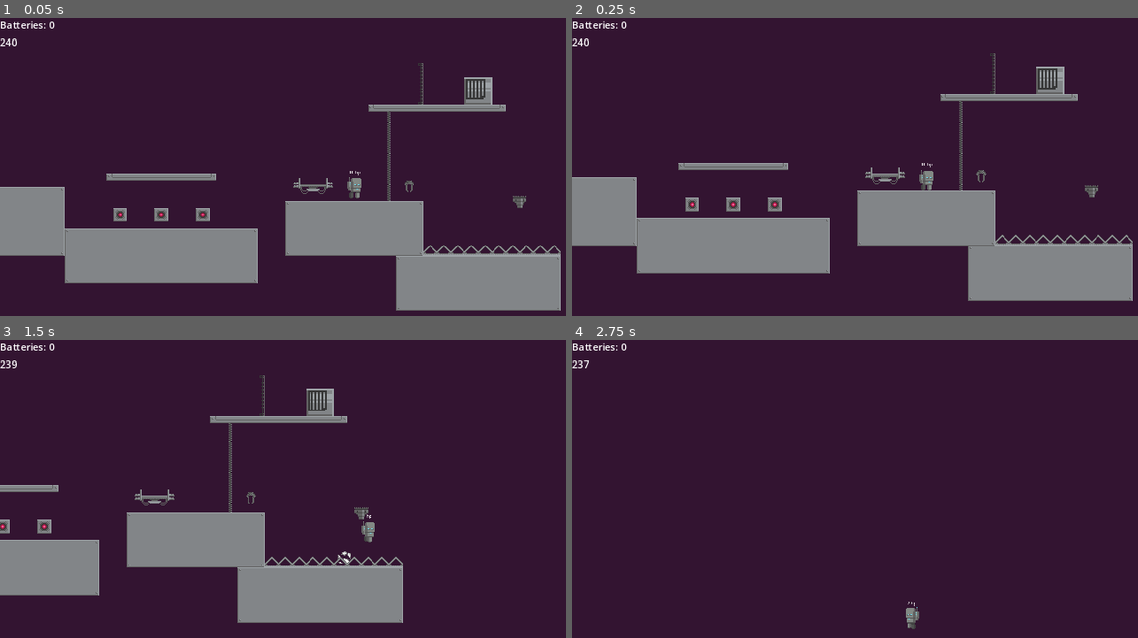
Above: before the commit, frames 1-4 (two rows, left to right).
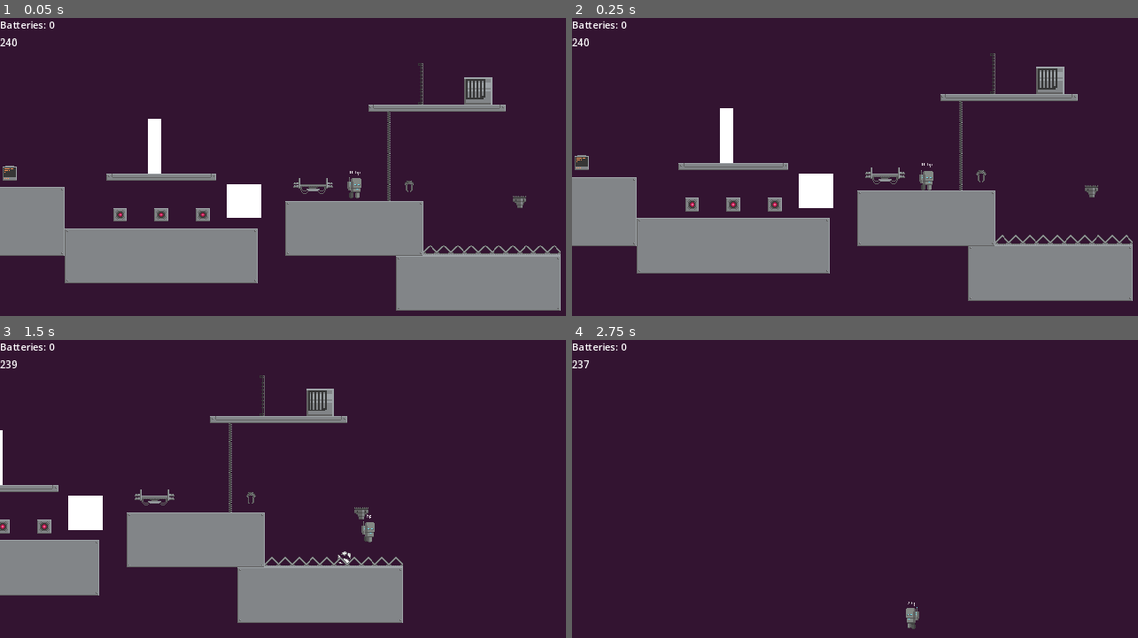
Above: after the commit, the same moments.

Repository: Lincoln-WIlcox/robo-life
Game: Godot game, scene res://Game/game.tscn
Same seed, same stepped clock (60 frames per second), same inputs: the game is played once before the commit and once after it.
Inputs (mouse positions are in pixels of both pictures, inside the frame that each line leads up to):
- Up to frame 1 (0.05 s): no input
- Up to frame 2 (0.25 s): no input
- Up to frame 3 (1.5 s): tap Enter at 0.5 s; move the mouse to (509, 518) at 0.52 s; hold D (player_move_right) from 0.53 s (still down); click (509, 518) at 0.6 s; tap Up (player_move_up) at 0.77 s; move the mouse to (215, 557) at 1.27 s; tap Space (player_climb) at 1.35 s
- Up to frame 4 (2.75 s): tap Up (player_move_up) at 1.52 s; move the mouse to (996, 450) at 2.02 s; release D (player_move_right) at 2.03 s; hold A (player_move_left) from 2.03 s (still down); hold W (player_interact) from 2.03 s (still down)

The runs differ from the first frame. In frame 1, 1.2% of the frame differs, in the area x 0-47%, y 33-68%; in frame 2, 1.3%, in the area x 0-47%, y 30-64%; in frame 3, 0.8%; in frame 4, nothing differs.

Commit message:
made base scene for battery door

Diff:
--- /dev/null
+++ b/Objects/Door/BatteryDoor/battery_door.gd
@@ -0,0 +1,16 @@
+class_name PoweredDoor
+extends Door
+
+const INTERACTION_FAIL_TEXT = "Requires 1 Battery"
+
+@onready var float_away_text_spawner: FloatAwayTextSpawner = $FloatAwayTextSpawner
+@onready var interaction_area: InventoryRequirementInteractionArea = $InventoryRequirementInteractionArea
+
+signal door_opened
+
+func _on_inventory_requirement_interaction_area_insufficient_requirements(_interactor):
+	float_away_text_spawner.spawn_text()
+
+func _on_inventory_requirement_interaction_area_requirements_met(_interactor):
+	open()
+	interaction_area.queue_free()
--- /dev/null
+++ b/Objects/Door/BatteryDoor/battery_door.tscn
@@ -0,0 +1,33 @@
+[gd_scene load_steps=8 format=3 uid="uid://cmoc1kw7465h"]
+
+[ext_resource type="PackedScene" uid="uid://bf3k02fdggn06" path="res://Objects/Door/door.tscn" id="1_8bp6b"]
+[ext_resource type="Script" path="res://Objects/Door/BatteryDoor/battery_door.gd" id="2_fxuw7"]
+[ext_resource type="PackedScene" uid="uid://b7qfrcuaghpqn" path="res://Components/InteractionArea/InventoryRequirementInteractionArea/inventory_requirement_interaction_area.tscn" id="3_6megg"]
+[ext_resource type="Script" path="res://Resources/inventory_requirement.gd" id="4_0wca0"]
+[ext_resource type="PackedScene" uid="uid://xnd8ne8fypg3" path="res://Components/FloatAwayTextSpawner/float_away_text_spawner.tscn" id="5_tsdtq"]
+
+[sub_resource type="Resource" id="Resource_umch8"]
+script = ExtResource("4_0wca0")
+batteries_cost = 1
+costs_items = Array[Resource("res://Resources/item_data.gd")]([])
+requires_items = Array[Resource("res://Resources/item_data.gd")]([])
+
+[sub_resource type="RectangleShape2D" id="RectangleShape2D_edl3n"]
+size = Vector2(112, 64)
+
+[node name="BatteryDoor" instance=ExtResource("1_8bp6b")]
+script = ExtResource("2_fxuw7")
+
+[node name="InventoryRequirementInteractionArea" parent="." index="2" instance=ExtResource("3_6megg")]
+position = Vector2(8, 32)
+inventory_requirement = SubResource("Resource_umch8")
+
+[node name="CollisionShape2D" type="CollisionShape2D" parent="InventoryRequirementInteractionArea" index="0"]
+shape = SubResource("RectangleShape2D_edl3n")
+
+[node name="FloatAwayTextSpawner" parent="." index="3" instance=ExtResource("5_tsdtq")]
+position = Vector2(32, 16)
+text = "Requires Battery"
+
+[connection signal="insufficient_requirements" from="InventoryRequirementInteractionArea" to="." method="_on_inventory_requirement_interaction_area_insufficient_requirements"]
+[connection signal="requirements_met" from="InventoryRequirementInteractionArea" to="." method="_on_inventory_requirement_interaction_area_requirements_met"]
--- /dev/null
+++ b/Objects/Door/door.gd
@@ -0,0 +1,10 @@
+class_name Door
+extends Node2D
+
+@onready var animation_player: AnimationPlayer = $AnimationPlayer
+
+signal opened
+
+func open():
+	animation_player.play("SlideDoorUp")
+	opened.emit()
--- /dev/null
+++ b/Objects/Door/door.tscn
@@ -0,0 +1,61 @@
+[gd_scene load_steps=6 format=3 uid="uid://bf3k02fdggn06"]
+
+[ext_resource type="Script" path="res://Objects/Door/door.gd" id="1_rqneq"]
+
+[sub_resource type="Animation" id="Animation_q4c1c"]
+length = 0.001
+tracks/0/type = "value"
+tracks/0/imported = false
+tracks/0/enabled = true
+tracks/0/path = NodePath("StaticBody2D:position")
+tracks/0/interp = 1
+tracks/0/loop_wrap = true
+tracks/0/keys = {
+"times": PackedFloat32Array(0),
+"transitions": PackedFloat32Array(1),
+"update": 0,
+"values": [Vector2(0, 0)]
+}
+
+[sub_resource type="Animation" id="Animation_xt0eq"]
+resource_name = "SlideDoorUp"
+length = 0.5
+tracks/0/type = "value"
+tracks/0/imported = false
+tracks/0/enabled = true
+tracks/0/path = NodePath("StaticBody2D:position")
+tracks/0/interp = 1
+tracks/0/loop_wrap = true
+tracks/0/keys = {
+"times": PackedFloat32Array(0, 0.5),
+"transitions": PackedFloat32Array(1, 1),
+"update": 0,
+"values": [Vector2(0, 0), Vector2(0, -100)]
+}
+
+[sub_resource type="AnimationLibrary" id="AnimationLibrary_1k4jk"]
+_data = {
+"RESET": SubResource("Animation_q4c1c"),
+"SlideDoorUp": SubResource("Animation_xt0eq")
+}
+
+[sub_resource type="RectangleShape2D" id="RectangleShape2D_1nt0i"]
+size = Vector2(16, 64)
+
+[node name="Door" type="Node2D"]
+script = ExtResource("1_rqneq")
+
+[node name="AnimationPlayer" type="AnimationPlayer" parent="."]
+libraries = {
+"": SubResource("AnimationLibrary_1k4jk")
+}
+
+[node name="StaticBody2D" type="StaticBody2D" parent="."]
+
+[node name="ColorRect" type="ColorRect" parent="StaticBody2D"]
+offset_right = 16.0
+offset_bottom = 64.0
+
+[node name="CollisionShape2D" type="CollisionShape2D" parent="StaticBody2D"]
+position = Vector2(8, 32)
+shape = SubResource("RectangleShape2D_1nt0i")
--- /dev/null
+++ b/Objects/PowerSupply/power_supply.tscn
@@ -0,0 +1,17 @@
+[gd_scene load_steps=4 format=3 uid="uid://dlsesjelytao"]
+
+[ext_resource type="Texture2D" uid="uid://hoqmxhp5bhdr" path="res://Assets/0x72_16x16RobotTileset.v1.png" id="1_w6qoy"]
+[ext_resource type="PackedScene" uid="uid://cus11t0ei6g1g" path="res://Components/PowerConnection/PowerSupplier/power_supplier.tscn" id="2_5prhe"]
+
+[sub_resource type="AtlasTexture" id="AtlasTexture_b71ma"]
+atlas = ExtResource("1_w6qoy")
+region = Rect2(176, 160, 16, 24)
+
+[node name="PowerSupply" type="Node2D"]
+
+[node name="Sprite2D" type="Sprite2D" parent="."]
+position = Vector2(0, -4)
+texture = SubResource("AtlasTexture_b71ma")
+
+[node name="PowerSupplier" parent="." instance=ExtResource("2_5prhe")]
+supplies_power = 2
--- a/Objects/PoweredDoor/powered_door.gd
+++ /dev/null
@@ -1,22 +0,0 @@
-class_name PoweredDoor
-extends Node2D
-
-const INTERACTION_FAIL_TEXT = "Requires 1 Battery"
-
-@onready var interaction_area: InventoryRequirementInteractionArea = $InventoryRequirementInteractionArea
-@onready var animation_player: AnimationPlayer = $AnimationPlayer
-@onready var float_away_text_spawner: FloatAwayTextSpawner = $FloatAwayTextSpawner
-
-@export var float_away_text_packed_scene: PackedScene
-
-signal door_opened
-
-var batteries := Callable(func(): return 0)
-
-func _on_inventory_requirement_interaction_area_requirements_met(interactor):
-	animation_player.play("SlideDoorUp")
-	door_opened.emit()
-	interaction_area.queue_free()
-
-func _on_inventory_requirement_interaction_area_insufficient_requirements(interactor):
-	float_away_text_spawner.spawn_text()
--- a/Objects/PoweredDoor/powered_door.tscn
+++ /dev/null
@@ -1,89 +0,0 @@
-[gd_scene load_steps=12 format=3 uid="uid://bf3k02fdggn06"]
-
-[ext_resource type="Script" path="res://Objects/PoweredDoor/powered_door.gd" id="1_fovir"]
-[ext_resource type="PackedScene" uid="uid://do3lt61x3sp61" path="res://Objects/FloatAwayText/float_away_text.tscn" id="2_jvfff"]
-[ext_resource type="PackedScene" uid="uid://xnd8ne8fypg3" path="res://Components/FloatAwayTextSpawner/float_away_text_spawner.tscn" id="5_jv5mv"]
-[ext_resource type="PackedScene" uid="uid://b7qfrcuaghpqn" path="res://Components/InteractionArea/InventoryRequirementInteractionArea/inventory_requirement_interaction_area.tscn" id="5_vndo1"]
-[ext_resource type="Script" path="res://Resources/inventory_requirement.gd" id="6_a3l5x"]
-
-[sub_resource type="Animation" id="Animation_q4c1c"]
-length = 0.001
-tracks/0/type = "value"
-tracks/0/imported = false
-tracks/0/enabled = true
-tracks/0/path = NodePath("StaticBody2D:position")
-tracks/0/interp = 1
-tracks/0/loop_wrap = true
-tracks/0/keys = {
-"times": PackedFloat32Array(0),
-"transitions": PackedFloat32Array(1),
-"update": 0,
-"values": [Vector2(0, 0)]
-}
-
-[sub_resource type="Animation" id="Animation_xt0eq"]
-resource_name = "SlideDoorUp"
-length = 0.5
-tracks/0/type = "value"
-tracks/0/imported = false
-tracks/0/enabled = true
-tracks/0/path = NodePath("StaticBody2D:position")
-tracks/0/interp = 1
-tracks/0/loop_wrap = true
-tracks/0/keys = {
-"times": PackedFloat32Array(0, 0.5),
-"transitions": PackedFloat32Array(1, 1),
-"update": 0,
-"values": [Vector2(0, 0), Vector2(0, -100)]
-}
-
-[sub_resource type="AnimationLibrary" id="AnimationLibrary_1k4jk"]
-_data = {
-"RESET": SubResource("Animation_q4c1c"),
-"SlideDoorUp": SubResource("Animation_xt0eq")
-}
-
-[sub_resource type="RectangleShape2D" id="RectangleShape2D_1nt0i"]
-size = Vector2(16, 64)
-
-[sub_resource type="Resource" id="Resource_lt2pt"]
-script = ExtResource("6_a3l5x")
-batteries_cost = 1
-costs_items = Array[Resource("res://Resources/item.gd")]([])
-requires_items = Array[Resource("res://Resources/item.gd")]([])
-
-[sub_resource type="RectangleShape2D" id="RectangleShape2D_4ipeb"]
-size = Vector2(112, 64)
-
-[node name="PoweredDoor" type="Node2D"]
-script = ExtResource("1_fovir")
-float_away_text_packed_scene = ExtResource("2_jvfff")
-
-[node name="AnimationPlayer" type="AnimationPlayer" parent="."]
-libraries = {
-"": SubResource("AnimationLibrary_1k4jk")
-}
-
-[node name="StaticBody2D" type="StaticBody2D" parent="."]
-
-[node name="ColorRect" type="ColorRect" parent="StaticBody2D"]
-offset_right = 16.0
-offset_bottom = 64.0
-
-[node name="CollisionShape2D" type="CollisionShape2D" parent="StaticBody2D"]
-position = Vector2(8, 32)
-shape = SubResource("RectangleShape2D_1nt0i")
-
-[node name="FloatAwayTextSpawner" parent="." instance=ExtResource("5_jv5mv")]
-position = Vector2(32, 20)
-text = "Requires 1 Battery"
-
-[node name="InventoryRequirementInteractionArea" parent="." instance=ExtResource("5_vndo1")]
-position = Vector2(8, 32)
-inventory_requirement = SubResource("Resource_lt2pt")
-
-[node name="CollisionShape2D" type="CollisionShape2D" parent="InventoryRequirementInteractionArea"]
-shape = SubResource("RectangleShape2D_4ipeb")
-
-[connection signal="insufficient_requirements" from="InventoryRequirementInteractionArea" to="." method="_on_inventory_requirement_interaction_area_insufficient_requirements"]
-[connection signal="requirements_met" from="InventoryRequirementInteractionArea" to="." method="_on_inventory_requirement_interaction_area_requirements_met"]
--- a/Objects/PoweredDoor/powered_door_state_retriever.tscn
+++ /dev/null
@@ -1,22 +0,0 @@
-[gd_scene load_steps=3 format=3 uid="uid://0pi4d5fvraht"]
-
-[ext_resource type="PackedScene" uid="uid://bf3k02fdggn06" path="res://Objects/PoweredDoor/powered_door.tscn" id="2_8ymti"]
-
-[sub_resource type="GDScript" id="GDScript_8k2vt"]
-script/source = "extends Node2D
-
-@onready var powered_door: PoweredDoor = $PoweredDoor
-
-signal batteries_requested(battery_requirement_checker: BatteryRequirementChecker)
-
-func _ready():
-	powered_door.batteries = Callable(func(): return 1)
-
-func _on_powered_door_batteries_requested(battery_requirement_checker: BatteryRequirementChecker) -> void:
-	batteries_requested.emit(battery_requirement_checker)
-"
-
-[node name="PoweredDoorStateRetriever" type="Node2D"]
-script = SubResource("GDScript_8k2vt")
-
-[node name="PoweredDoor" parent="." instance=ExtResource("2_8ymti")]
--- a/World/Levels/level_1.tscn
+++ b/World/Levels/level_1.tscn
@@ -1,12 +1,15 @@
-[gd_scene load_steps=12 format=3 uid="uid://4hdu5f7ikd0h"]
+[gd_scene load_steps=15 format=3 uid="uid://4hdu5f7ikd0h"]
 
 [ext_resource type="PackedScene" uid="uid://wqdgq1a7r2ml" path="res://World/world.tscn" id="1_s0fbl"]
 [ext_resource type="PackedScene" uid="uid://uusfotp1xgjx" path="res://Objects/Spike/spike.tscn" id="5_a1p1l"]
 [ext_resource type="TileSet" uid="uid://b2ajxli8pwv36" path="res://Resources/TileSets/level_1.tres" id="6_3k4c5"]
 [ext_resource type="PackedScene" uid="uid://bni6clyp4sg3" path="res://Objects/RockBarrier/rock_barrier.tscn" id="9_d0j2f"]
 [ext_resource type="Resource" uid="uid://bckiex7mctva7" path="res://Items/drill.tres" id="10_q43bl"]
+[ext_resource type="PackedScene" uid="uid://csa7weg8wqsft" path="res://Objects/Battery/battery.tscn" id="11_5lcsl"]
 [ext_resource type="Resource" uid="uid://b3au5vg63nxkc" path="res://Items/power_pole.tres" id="11_b2juo"]
 [ext_resource type="PackedScene" uid="uid://bofsie7wntey3" path="res://Objects/Shelter/shelter.tscn" id="11_go86j"]
+[ext_resource type="PackedScene" uid="uid://cmoc1kw7465h" path="res://Objects/Door/BatteryDoor/battery_door.tscn" id="12_iinjg"]
+[ext_resource type="PackedScene" uid="uid://dlsesjelytao" path="res://Objects/PowerSupply/power_supply.tscn" id="12_v1npi"]
 [ext_resource type="PackedScene" uid="uid://cmog2buogarup" path="res://Objects/ItemPickup/item_pickup.tscn" id="14_q1p5m"]
 [ext_resource type="PackedScene" uid="uid://wnwdpxb3bxx4" path="res://Objects/Rope/rope.tscn" id="15_1u2go"]
 [ext_resource type="Resource" uid="uid://di5ihtaupovf3" path="res://Items/deployable_ladder.tres" id="15_f5urc"]
@@ -74,6 +77,12 @@
 position = Vector2(64, -16)
 item = ExtResource("10_q43bl")
 
+[node name="Battery" parent="Tiles" index="16" instance=ExtResource("11_5lcsl")]
+position = Vector2(-128, 0)
+
+[node name="BatteryDoor" parent="Tiles" index="17" instance=ExtResource("12_iinjg")]
+position = Vector2(-240, -96)
+
 [node name="ItemPickup" parent="." index="5" instance=ExtResource("14_q1p5m")]
 position = Vector2(-176, 16)
 item = ExtResource("11_b2juo")
@@ -86,5 +95,8 @@
 position = Vector2(-272, 16)
 item = ExtResource("11_b2juo")
 
+[node name="PowerSupply" parent="." index="8" instance=ExtResource("12_v1npi")]
+position = Vector2(-400, -32)
+
 [connection signal="interacted_with" from="Tiles/Shelter" to="DayNightCycle" method="start_new_day"]
 [connection signal="item_spent" from="Tiles/RockBarrier" to="Tiles" method="add_child"]
--- a/World/Levels/test_level.tscn
+++ b/World/Levels/test_level.tscn
@@ -10,7 +10,7 @@
 [ext_resource type="PackedScene" uid="uid://csa7weg8wqsft" path="res://Objects/Battery/battery.tscn" id="9_r2sbr"]
 [ext_resource type="PackedScene" uid="uid://bofsie7wntey3" path="res://Objects/Shelter/shelter.tscn" id="11_go86j"]
 [ext_resource type="Resource" uid="uid://bckiex7mctva7" path="res://Items/drill.tres" id="13_p20mw"]
-[ext_resource type="PackedScene" uid="uid://bf3k02fdggn06" path="res://Objects/PoweredDoor/powered_door.tscn" id="14_m0f5a"]
+[ext_resource type="PackedScene" uid="uid://bf3k02fdggn06" path="res://Objects/Door/door.tscn" id="14_m0f5a"]
 [ext_resource type="PackedScene" uid="uid://bni6clyp4sg3" path="res://Objects/RockBarrier/rock_barrier.tscn" id="14_ntq8t"]
 [ext_resource type="PackedScene" uid="uid://cmog2buogarup" path="res://Objects/ItemPickup/item_pickup.tscn" id="14_q1p5m"]
 [ext_resource type="PackedScene" uid="uid://wnwdpxb3bxx4" path="res://Objects/Rope/rope.tscn" id="15_1u2go"]
